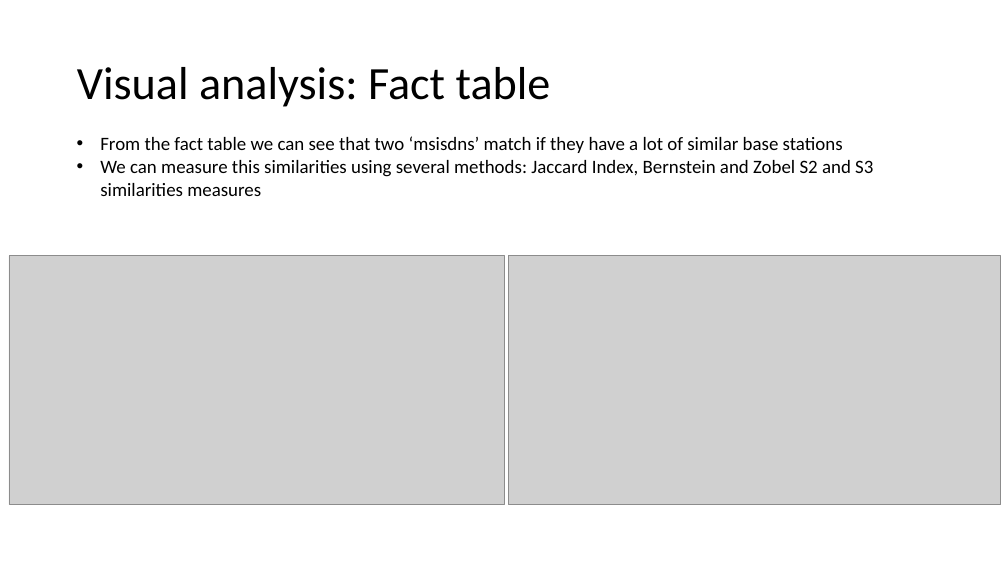
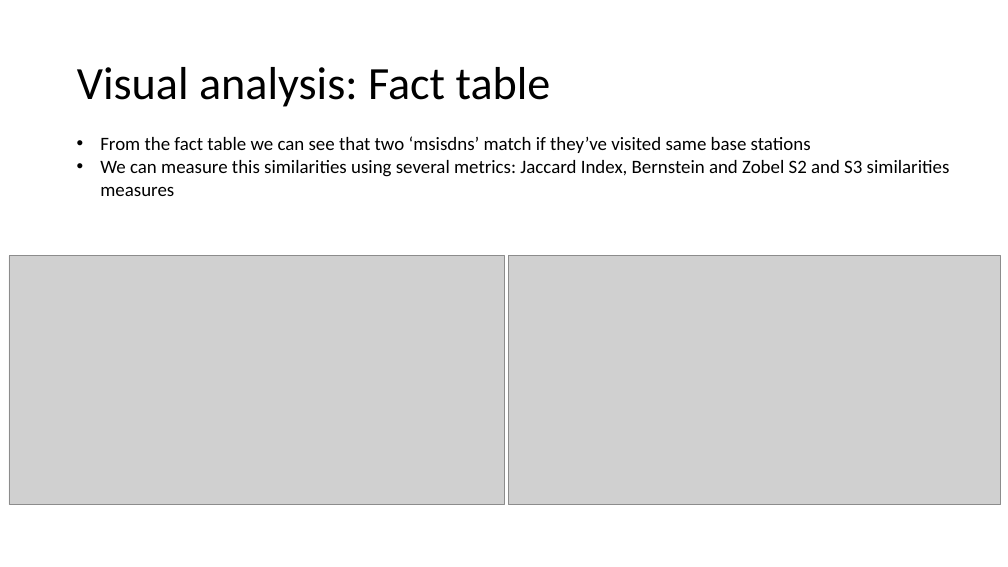
Before and after one commit to Sirorezka/Telecom_project, a slide deck: slide 6 of my_ppt.pptx. Drawn at 1008x567 pixels with LibreOffice and Linux fonts; fonts in the diff are those of the drawing; grey boxes stand for pictures. Boxes give left, top, right and bottom in pixels: in the first picture for what was removed or moved away, otherwise in the second. Text is boxed around its words. In the diff, an @@ line names an element or a change of style, - is before the commit and + after.

```diff
--- a/my_ppt.pptx
+++ b/my_ppt.pptx
@@ text at [100,136,950,196]: text changed @@
-• From the fact table we can see that two ‘msisdns’ match if they have a lot of similar base stations
-• We can measure this similarities using several methods: Jaccard Index, Bernstein and Zobel S2 and S3 similarities measures
+• From the fact table we can see that two ‘msisdns’ match if they’ve visited same base stations
+• We can measure this similarities using several metrics: Jaccard Index, Bernstein and Zobel S2 and S3 similarities measures
```
Also in this commit, not shown: 9 other slides changed, 2 slides added, 1 slide removed, 10 other files.
